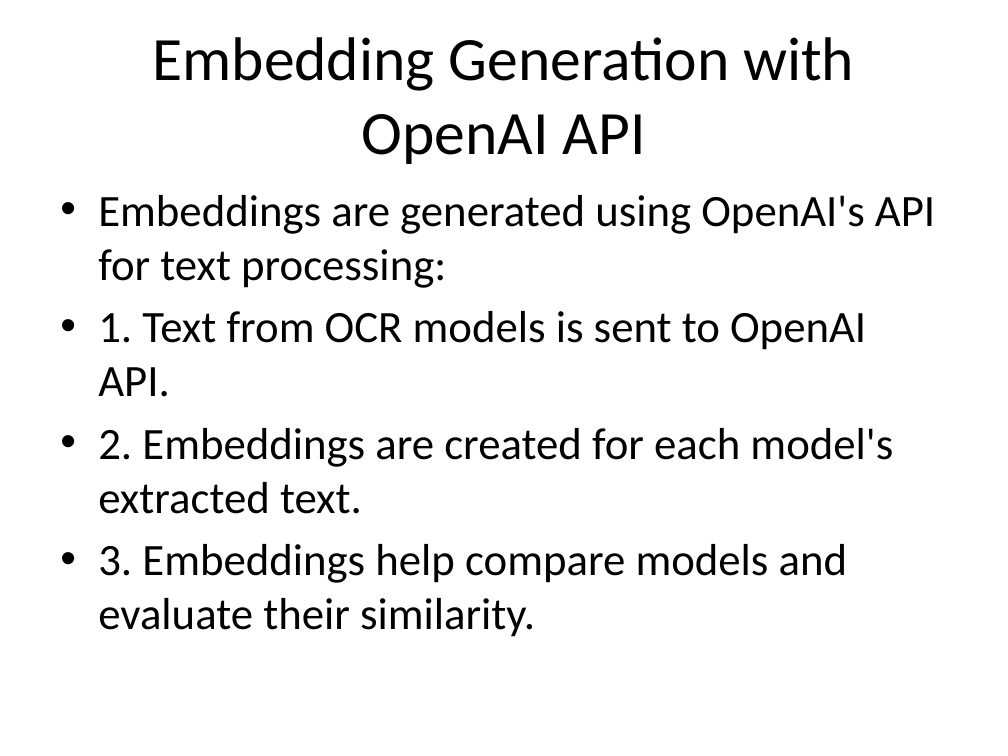
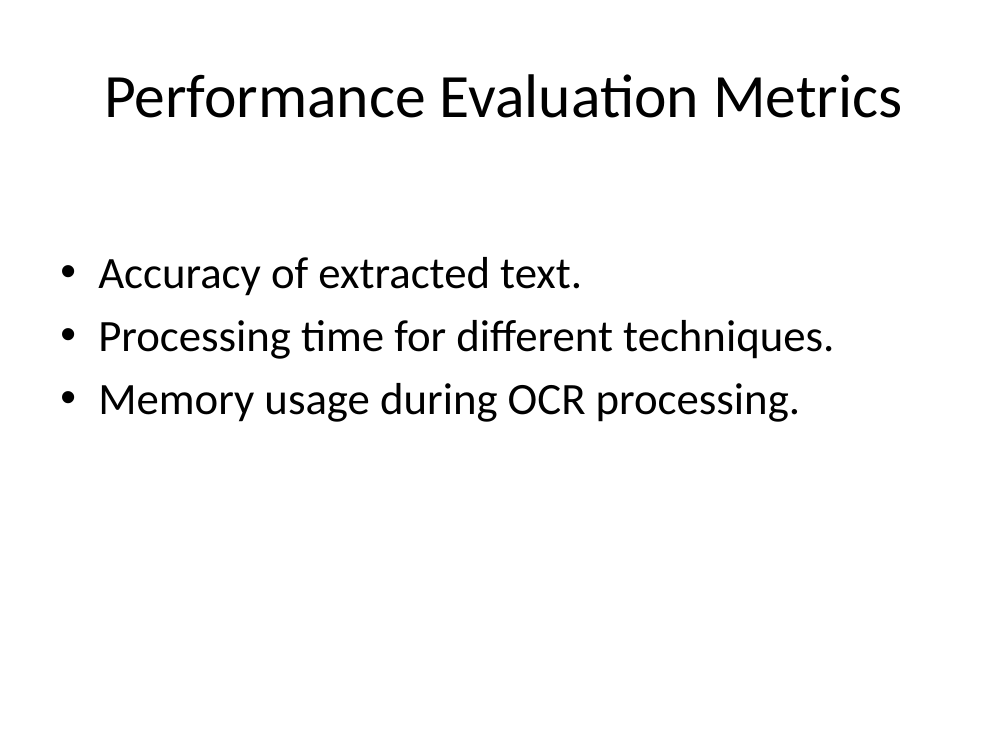
Before and after one commit to Taibaz-Pathan/ocr-techtitans, a slide deck: slide 5 of Documentation/OCR_TechTitans.pptx (slide 6 before the commit). Drawn at 1008x756 pixels with LibreOffice and Linux fonts; fonts in the diff are those of the drawing. Boxes give left, top, right and bottom in pixels: in the first picture for what was removed or moved away, otherwise in the second. Text is boxed around its words. In the diff, an @@ line names an element or a change of style, - is before the commit and + after.

```diff
--- a/Documentation/OCR_TechTitans.pptx
+++ b/Documentation/OCR_TechTitans.pptx
@@ title at (104,74,902,118): text changed @@
-Embedding Generation with OpenAI API
+Performance Evaluation Metrics
@@ text at (98,257,834,422): text changed @@
-• Embeddings are generated using OpenAI's API for text processing:
-• 1. Text from OCR models is sent to OpenAI API.
-• 2. Embeddings are created for each model's extracted text.
-• 3. Embeddings help compare models and evaluate their similarity.
+• Accuracy of extracted text.
+• Processing time for different techniques.
+• Memory usage during OCR processing.
```
Also in this commit, not shown: 5 other slides changed, 2 slides added, 5 slides removed, 10 other files.
